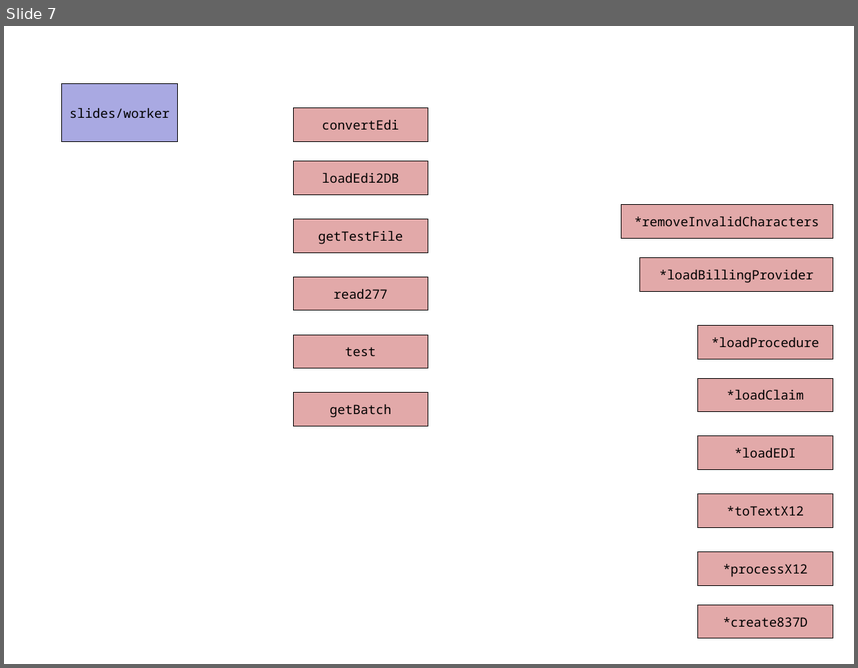
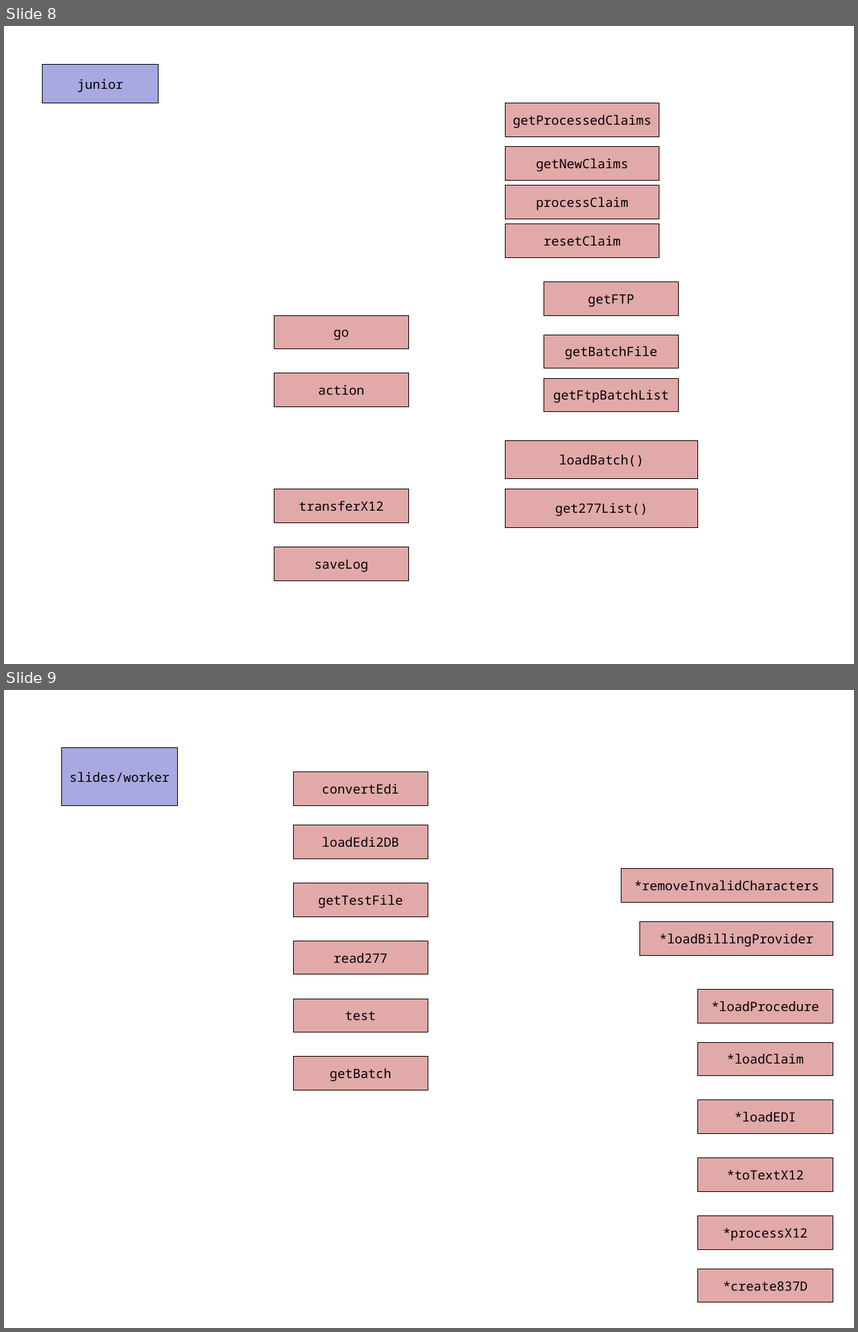
Before and after one commit to JamesLeB/Stout, a slide deck: documents/junior.odp. Shown one above the other, each under a label of ours: slide 7 before the commit, slides 8 and 9 after it. The pictures are 858x668 and 858x1332 pixels, drawn with LibreOffice and Linux fonts; fonts in the diff are those of the drawing. Boxes give left, top, right and bottom in pixels: in the first picture for what was removed or moved away, otherwise in the second. Text is boxed around its words. In the diff, an @@ line names an element or a change of style, - is before the commit and + after.

```diff
--- a/documents/junior.odp
+++ b/documents/junior.odp
@@ slide 8 added at (4,26,854,664), background #FFFFFF @@
@@ rectangle added at (43,65,159,103), fill #A9A9E2, outline #000000 0 pt, 12 pt, text #000000 @@
+junior
@@ rectangle added at (506,103,660,137), fill #E2A9A9, outline #000000 0 pt, 12 pt, text #000000 @@
+getProcessedClaims
@@ rectangle added at (506,146,660,181), fill #E2A9A9, outline #000000 0 pt, 12 pt, text #000000 @@
+getNewClaims
@@ rectangle added at (506,185,660,219), fill #E2A9A9, outline #000000 0 pt, 12 pt, text #000000 @@
+processClaim
@@ rectangle added at (506,223,660,257), fill #E2A9A9, outline #000000 0 pt, 12 pt, text #000000 @@
+resetClaim
@@ rectangle added at (544,281,679,315), fill #E2A9A9, outline #000000 0 pt, 12 pt, text #000000 @@
+getFTP
@@ rectangle added at (274,315,409,349), fill #E2A9A9, outline #000000 0 pt, 12 pt, text #000000 @@
+go
@@ rectangle added at (544,334,679,368), fill #E2A9A9, outline #000000 0 pt, 12 pt, text #000000 @@
+getBatchFile
@@ rectangle added at (274,373,409,407), fill #E2A9A9, outline #000000 0 pt, 12 pt, text #000000 @@
+action
@@ rectangle added at (544,378,679,412), fill #E2A9A9, outline #000000 0 pt, 12 pt, text #000000 @@
+getFtpBatchList
@@ rectangle added at (506,440,698,479), fill #E2A9A9, outline #000000 0 pt, 12 pt, text #000000 @@
+loadBatch()
@@ rectangle added at (274,489,409,523), fill #E2A9A9, outline #000000 0 pt, 12 pt, text #000000 @@
+transferX12
@@ rectangle added at (506,489,698,528), fill #E2A9A9, outline #000000 0 pt, 12 pt, text #000000 @@
+get277List()
@@ rectangle added at (274,547,409,581), fill #E2A9A9, outline #000000 0 pt, 12 pt, text #000000 @@
+saveLog
@@ what was slide 7 is now slide 9 @@
```
Also in this commit, not shown: 2 slides changed, 1 other slide added.
